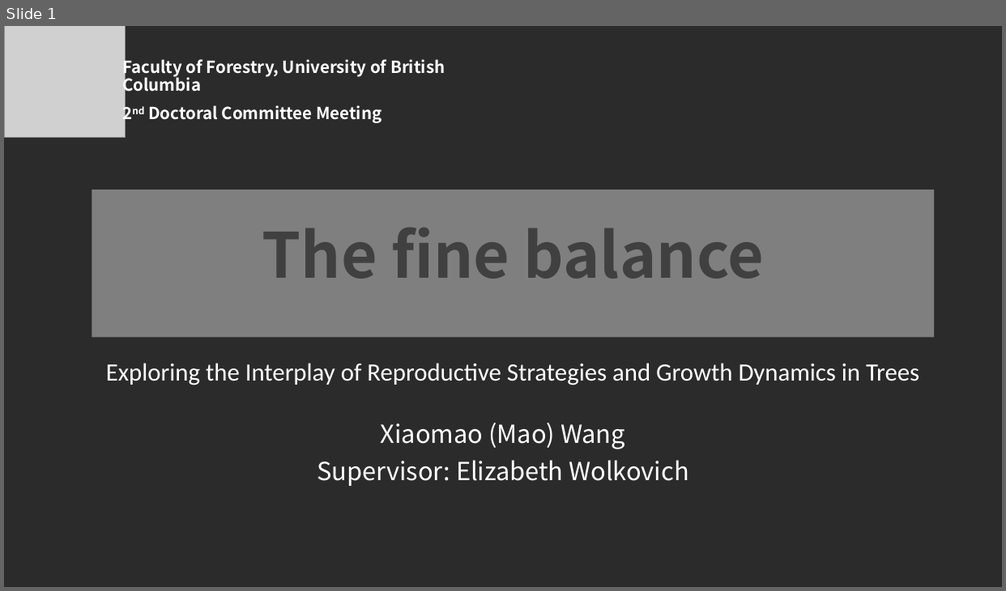
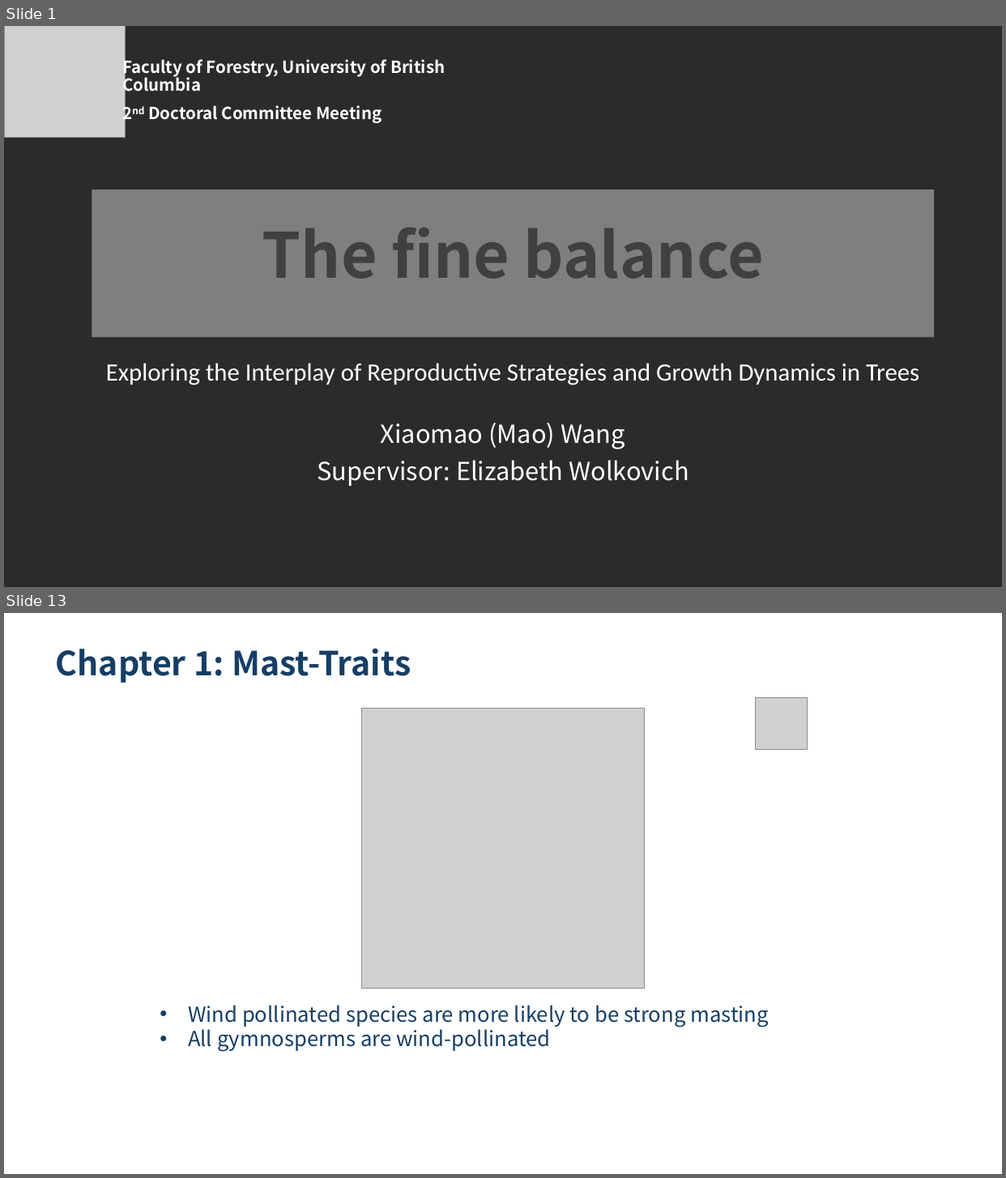
Before and after one commit to wangxm-forest/PhD, a slide deck: committee/secondCommitteeMeeting.pptx. Shown one above the other, each under a label of ours: slide 1 before the commit, slides 1 and 13 after it; the slides between them are not shown. The pictures are 1006x591 and 1006x1178 pixels, drawn with LibreOffice and Linux fonts; fonts in the diff are those of the drawing; grey boxes stand for pictures; background and template pictures are left out; a plain dark background stands for a picture behind light text. Boxes give left, top, right and bottom in pixels: in the first picture for what was removed or moved away, otherwise in the second. Text is boxed around its words. In the diff, an @@ line names an element or a change of style, - is before the commit and + after.

```diff
--- a/committee/secondCommitteeMeeting.pptx
+++ b/committee/secondCommitteeMeeting.pptx
@@ slide 13 added at [4,613,1002,1174], background picture (left out) @@
@@ text added at [56,648,411,683], 32 pt, text #163E64, bold @@
+Chapter 1: Mast-Traits
@@ picture added at [361,708,645,988] @@
@@ picture added at [756,698,808,750] @@
@@ text added at [188,1005,769,1052], 20 pt, text #163E64 @@
+• Wind pollinated species are more likely to be strong masting
+• All gymnosperms are wind-pollinated
```
Also in this commit, not shown: 1 slide changed, 19 other slides added, 1 other file.
